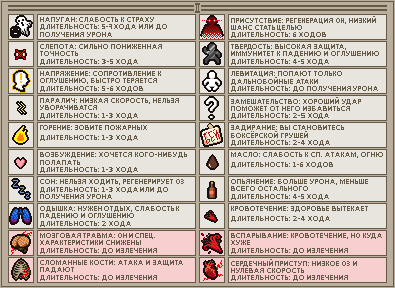
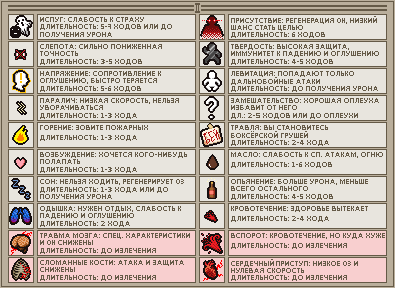
Layered file, before and after one edit (395×288). Changes by layer:
added group "Перевод" with 4 layers above "Надписи с шрифтом" over [40, 16, 385, 281]
added layer "Layer 2" in group "Перевод" over [40, 16, 385, 281]
renamed "Layer 3" to "Первый", hid it, moved it into group "Перевод" over [40, 16, 383, 281]
showed "Оригинал" over [40, 16, 385, 281]
